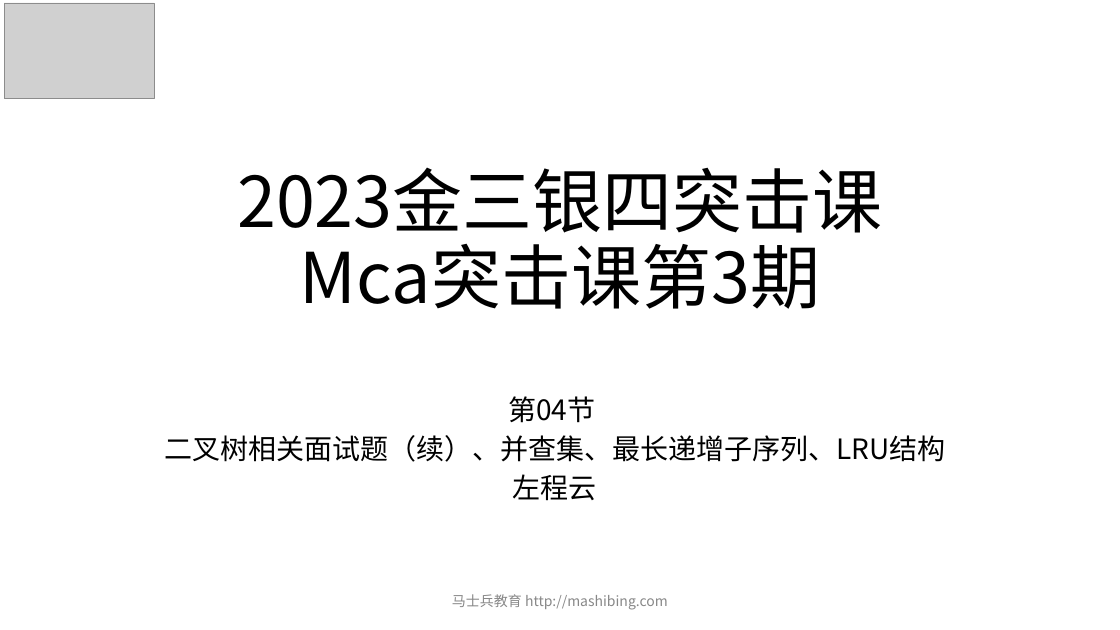
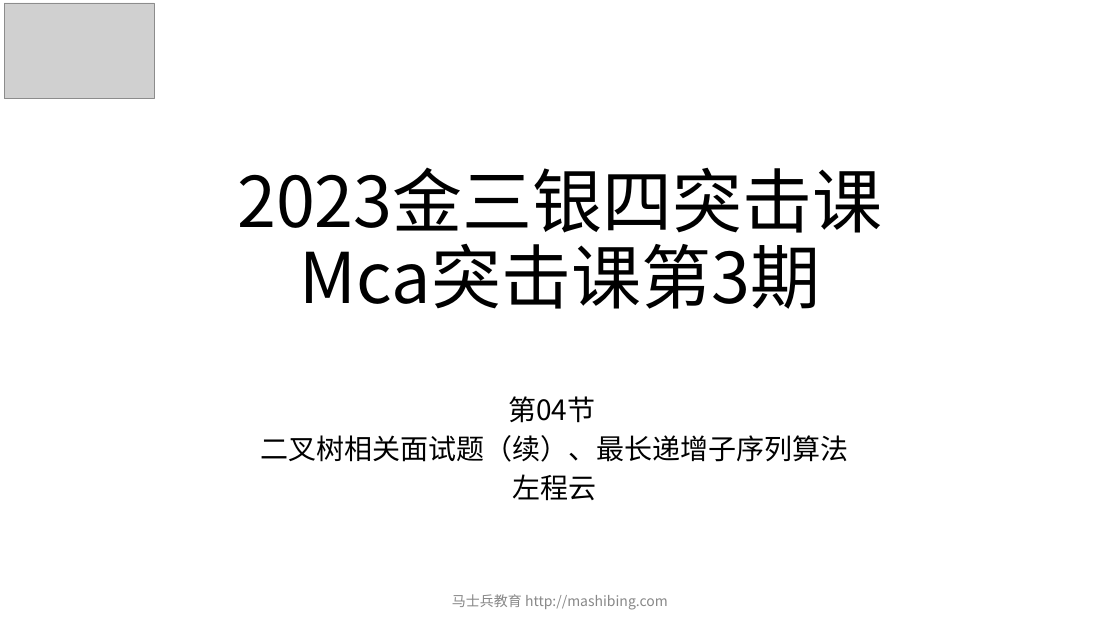
Before and after one commit to algorithmzuo/mca-algorithm-problems, a slide deck: slide 1 of 第03期/课堂ppt/powerpoint/第04节.pptx. Drawn at 1120x630 pixels with LibreOffice and Linux fonts; fonts in the diff are those of the drawing; grey boxes stand for pictures. Boxes give left, top, right and bottom in pixels: in the first picture for what was removed or moved away, otherwise in the second. Text is boxed around its words. In the diff, an @@ line names an element or a change of style, - is before the commit and + after.

```diff
--- a/第03期/课堂ppt/powerpoint/第04节.pptx
+++ b/第03期/课堂ppt/powerpoint/第04节.pptx
@@ subtitle at <box>261,435,849,462</box>: text changed @@
-二叉树相关面试题（续）、并查集、最长递增子序列、LRU结构
+二叉树相关面试题（续）、最长递增子序列算法
```
Also in this commit, not shown: 2 other slides changed, 4 slides removed, 10 other files.
